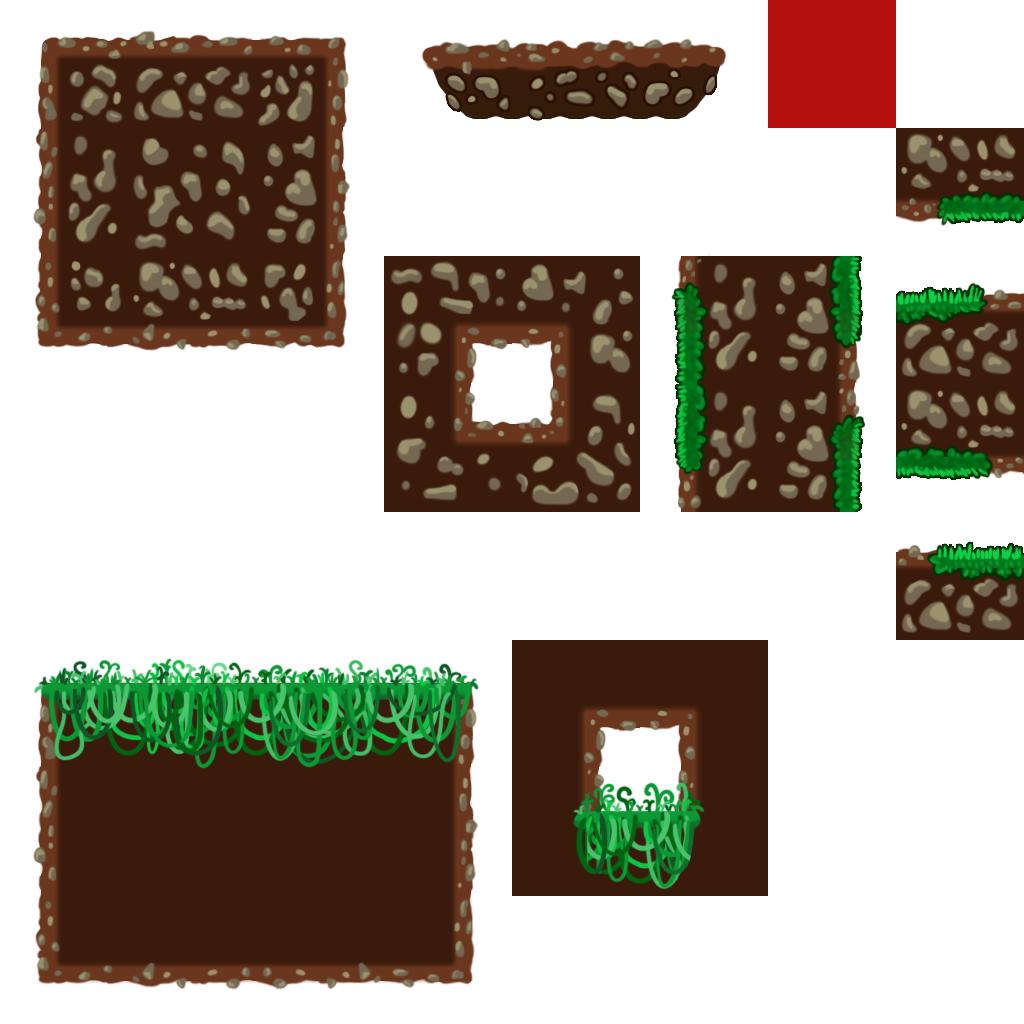
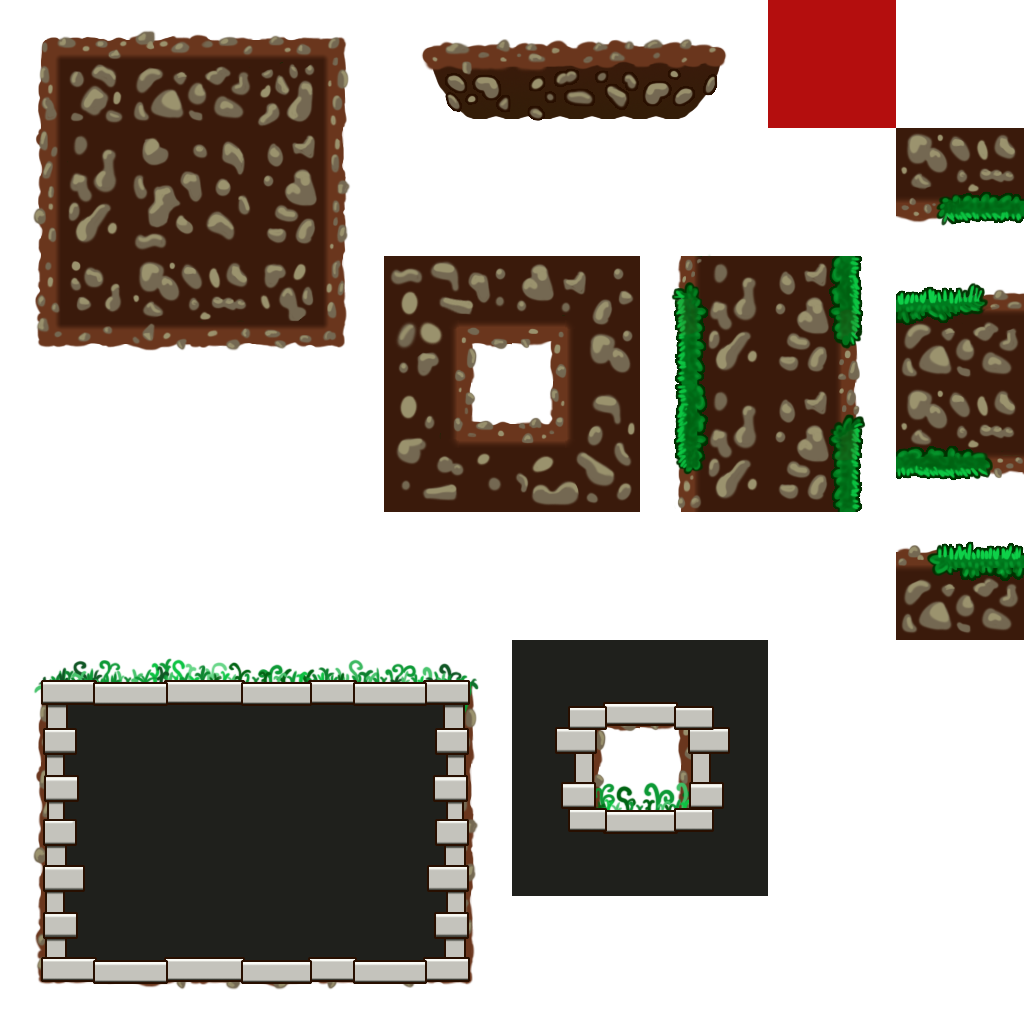
Layers edited between the first and the second 1024x1024 image:
hid "Layer 1", painted on it over (192, 640, 768, 692)
added layer "Layer 19 copy 3" above "Layer 19" over (570, 708, 712, 830)
added layer "Layer 19" above "Layer 19 copy" over (95, 684, 676, 982)
added layer "Layer 19 copy" above "longer side brick copy 2" over (43, 682, 468, 980)
added layer "longer side brick copy 2" above "short side brick copy 2" over (690, 729, 728, 807)
added layer "Layer 20 copy" above "longer side brick" over (512, 768, 588, 896)
added layer "longer side brick" above "short side brick" over (45, 730, 467, 937)
added layer "short side brick" above "Layer 20" over (47, 705, 464, 961)
added layer "Layer 20" above "Group 3" over (52, 640, 768, 979)
added group "Group 3" with 66 layers above "grass copy" over (41, 640, 768, 984)
moved "Group 2 copy 8" into group "Group 3" over (674, 640, 768, 735)
moved "vines copy" into group "Group 3" over (575, 792, 695, 890)
moved "Layer 18" into group "Group 3" over (573, 782, 705, 817)
moved "Layer 17" into group "Group 3" over (572, 783, 703, 830)
moved "rocks copy 3" into group "Group 3" over (582, 709, 697, 815)
moved "inner dirt glow copy 6" into group "Group 3" over (576, 704, 704, 832)
moved "vines" into group "Group 3" over (48, 680, 470, 769)
moved "Layer 15" into group "Group 3" over (41, 680, 470, 700)
moved "Layer 16" into group "Group 3" over (41, 680, 463, 694)
moved "rocks copy 2" into group "Group 3" over (41, 687, 470, 984)
moved "Layer 4 copy" into group "Group 3" over (512, 640, 768, 896)
moved "Group 2 copy 9" into group "Group 3" over (41, 683, 470, 984)
moved "inner dirt glow copy 5" into group "Group 3" over (41, 680, 470, 984)
moved "backdrop copy" into group "Group 3" over (46, 686, 466, 978)
…and 3 more changes (3 added)
